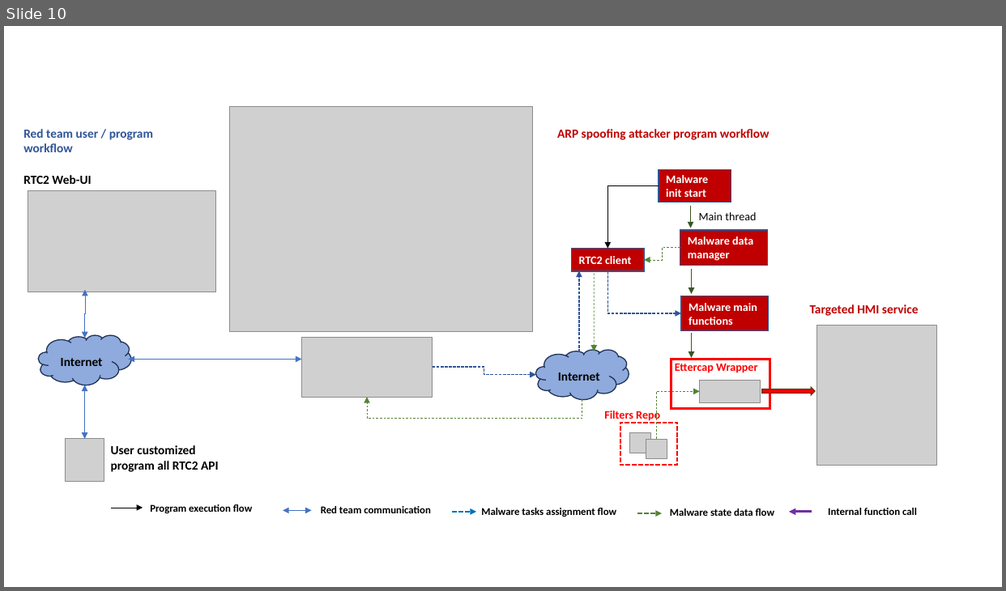
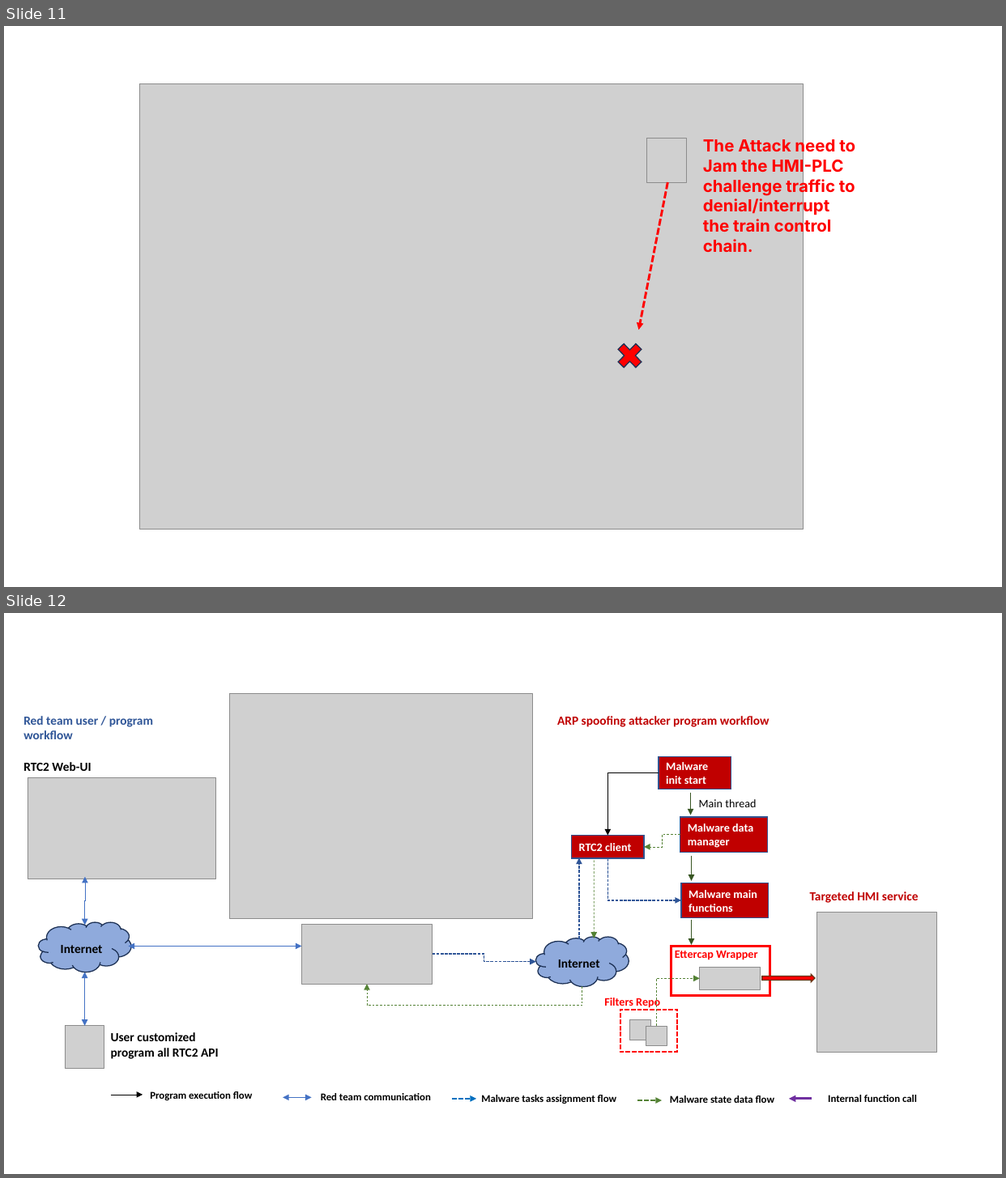
Before and after one commit to mrminhaz87/Railway-IT-OT-Demo, a slide deck: attack/AttackScenario.pptx. Shown one above the other, each under a label of ours: slide 10 before the commit, slides 11 and 12 after it. The pictures are 1006x591 and 1006x1178 pixels, drawn with LibreOffice and Linux fonts; fonts in the diff are those of the drawing; grey boxes stand for pictures. Boxes give left, top, right and bottom in pixels: in the first picture for what was removed or moved away, otherwise in the second. Text is boxed around its words. In the diff, an @@ line names an element or a change of style, - is before the commit and + after.

Commit message:
Fix the 1st draft of the OT_attack_case3_ddosModbusAttack.

```diff
--- a/attack/AttackScenario.pptx
+++ b/attack/AttackScenario.pptx
@@ slide 11 added at <box>4,26,1002,587</box>, background #FFFFFF @@
@@ picture added at <box>140,84,803,530</box> @@
@@ picture added at <box>647,139,688,182</box> @@
@@ text added at <box>703,138,855,252</box>, 16 pt, text #FF0000, bold @@
+The Attack need to Jam the HMI-PLC challenge traffic to denial/interrupt the train control chain.
@@ arrow added from (668, 182) to (639, 330), #FF0000 2.25 pt dashed @@
@@ cross added at <box>612,338,646,373</box>, fill #FF0000, outline #1E3256 1 pt @@
@@ what was slide 10 is now slide 12 @@
```
Also in this commit, not shown: 1 other slide added, 11 other files.
